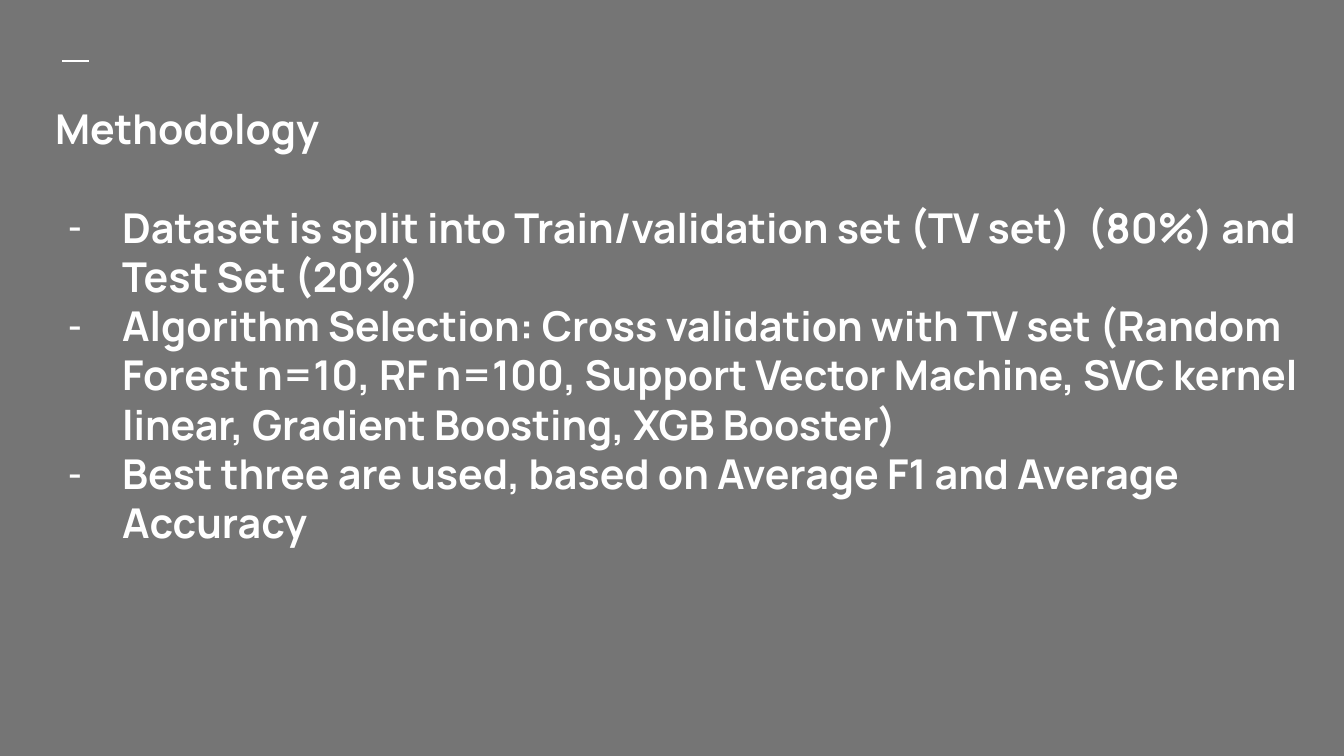
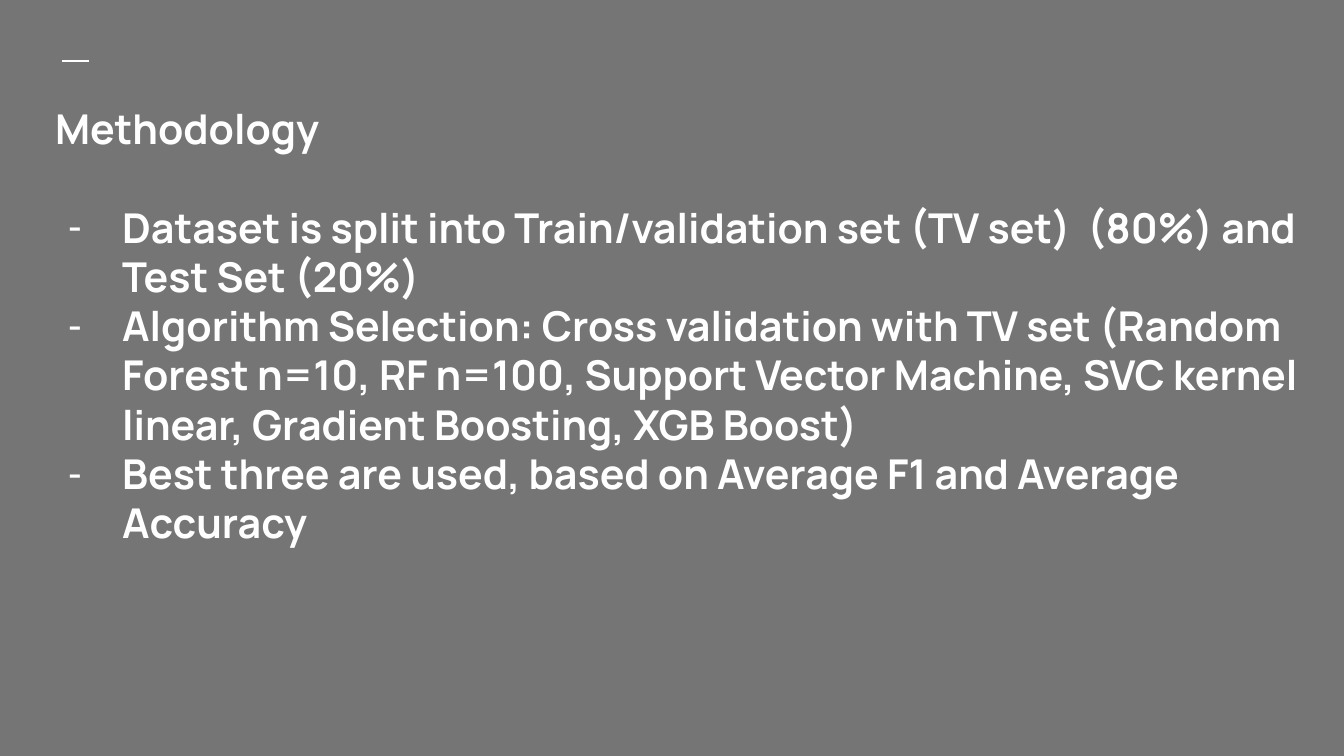
Before and after one commit to bryantoca/capstone_project, a slide deck: slide 9 of Pang_slide.pptx. Drawn at 1344x756 pixels with LibreOffice and Linux fonts; fonts in the diff are those of the drawing. Boxes give left, top, right and bottom in pixels: in the first picture for what was removed or moved away, otherwise in the second. Text is boxed around its words. In the diff, an @@ line names an element or a change of style, - is before the commit and + after.

```diff
--- a/Pang_slide.pptx
+++ b/Pang_slide.pptx
@@ title at (x1=122, y1=306, x2=1297, y2=451): text changed @@
-– Algorithm Selection: Cross validation with TV set (Random Forest n=10, RF n=100, Support Vector Machine, SVC kernel linear, Gradient Boosting, XGB Booster)
+– Algorithm Selection: Cross validation with TV set (Random Forest n=10, RF n=100, Support Vector Machine, SVC kernel linear, Gradient Boosting, XGB Boost)
```
Also in this commit, not shown: 5 other slides changed, 3 slides added, 1 other file.
